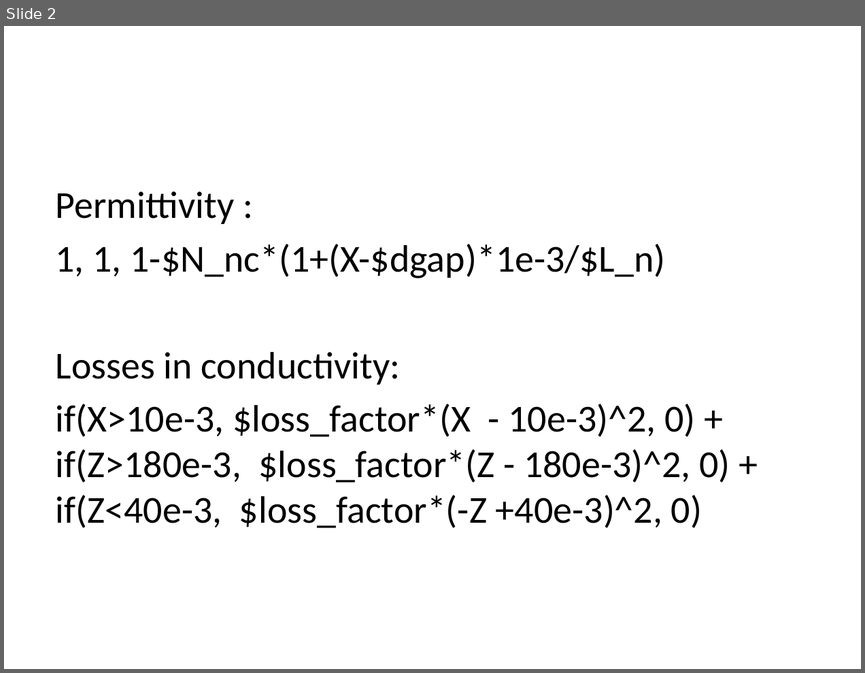
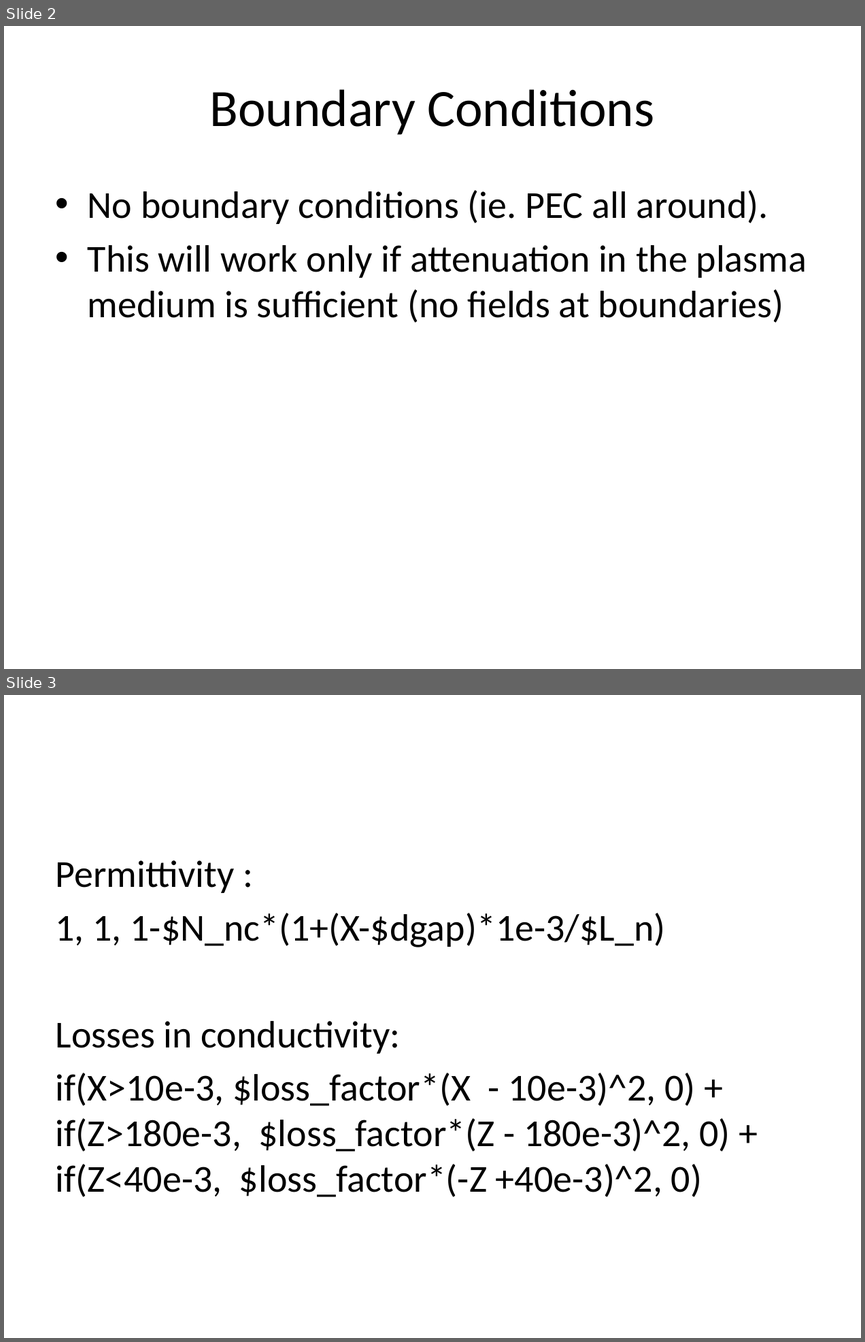
Before and after one commit to jhillairet/SOFT2018_Cold_Plasma_Modeling, a slide deck: Test Configurations/LHCD/LHCD_Config_and_results.pptx. Shown one above the other, each under a label of ours: slide 2 before the commit, slides 2 and 3 after it. The pictures are 865x673 and 865x1342 pixels, drawn with LibreOffice and Linux fonts; fonts in the diff are those of the drawing. Boxes give left, top, right and bottom in pixels: in the first picture for what was removed or moved away, otherwise in the second. Text is boxed around its words. In the diff, an @@ line names an element or a change of style, - is before the commit and + after.

```diff
--- a/Test Configurations/LHCD/LHCD_Config_and_results.pptx
+++ b/Test Configurations/LHCD/LHCD_Config_and_results.pptx
@@ slide 2 added at (4, 26, 861, 669), background #FFFFFF @@
@@ title added at (209, 89, 654, 135), 44 pt, text #000000 @@
+Boundary Conditions
@@ text added at (88, 190, 807, 322), 32 pt, text #000000 @@
+• No boundary conditions (ie. PEC all around).
+• This will work only if attenuation in the plasma medium is sufficient (no fields at boundaries)
@@ what was slide 2 is now slide 3 @@
```
Also in this commit, not shown: 2 slides changed, 1 other slide added.
